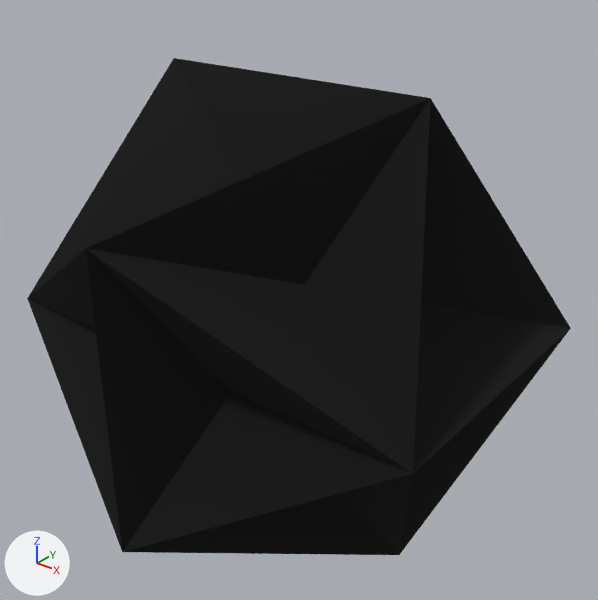
Renders of the glTF model static/models/great-dodecahedron.gltf from each side of a commit.
The view is the same before and after, from a camera (50 mm lens) standing at (22.9, -27.8, 18.1) and looking at (0.2, 0.5, 0.6). Every picture has the same lights, and +X, +Y and +Z are marked at lower left. Where no turn or scale is listed for an object, it has been applied to the vertices. Vertices at the same position are counted once.

The first picture shows 'Great Dodecahedron ((5.5.5.5.5)/2), W21, p39'.
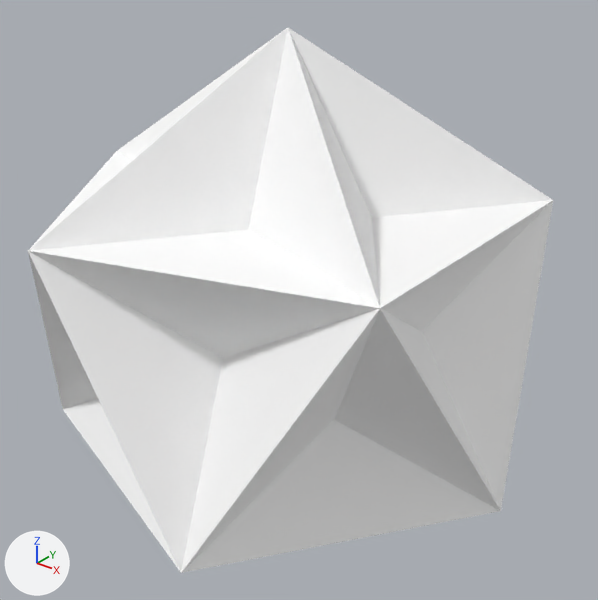
Where the newer file only moved an object's origin or applied its transform, the numbers keep the older frame.

The change, as a diff of the scene's bpy script:
```diff
--- a/static/models/great-dodecahedron.gltf.py
+++ b/static/models/great-dodecahedron.gltf.py
@@ img_image_0 @@
+img_image_0 = load_image('Image_0', '_unpacked/Image_0', 1, 1, 'sRGB')
@@ mat_material_0 @@
 mat_material_0 = principled_material('Material_0')
-mat_material_0.texture = img_ffffff_0
+mat_material_0.texture = img_image_0
 mat_material_0.roughness = 1.0
@@ me_great_dodecahedron___5_5_5_5_5__2___w21__p39 @@
 me_great_dodecahedron___5_5_5_5_5__2___w21__p39.from_pydata(...)  # 32 vertices, 60 faces; spans x -11.3..11.3, y -11.3..11.3, z -11.3..11.3
 # used by ob_great_dodecahedron___5_5_5_5_5__2___w21__p39; location = (0.0, 0.0, 0.0)
+# me_great_dodecahedron___5_5_5_5_5__2___w21__p39 part 1: the whole mesh is turned -31.7 degrees about the y axis through its middle
 me_great_dodecahedron___5_5_5_5_5__2___w21__p39.materials.append(mat_material_0)
```

Location of each change, (x1, y1, x2, y2) in pixels of the pictures (598 x 600 px):
'Great Dodecahedron ((5.5.5.5.5)/2), W21, p39', surface changed, mesh turned (black to white)
    before: (27, 58, 571, 555)
    after: (28, 28, 553, 573)
